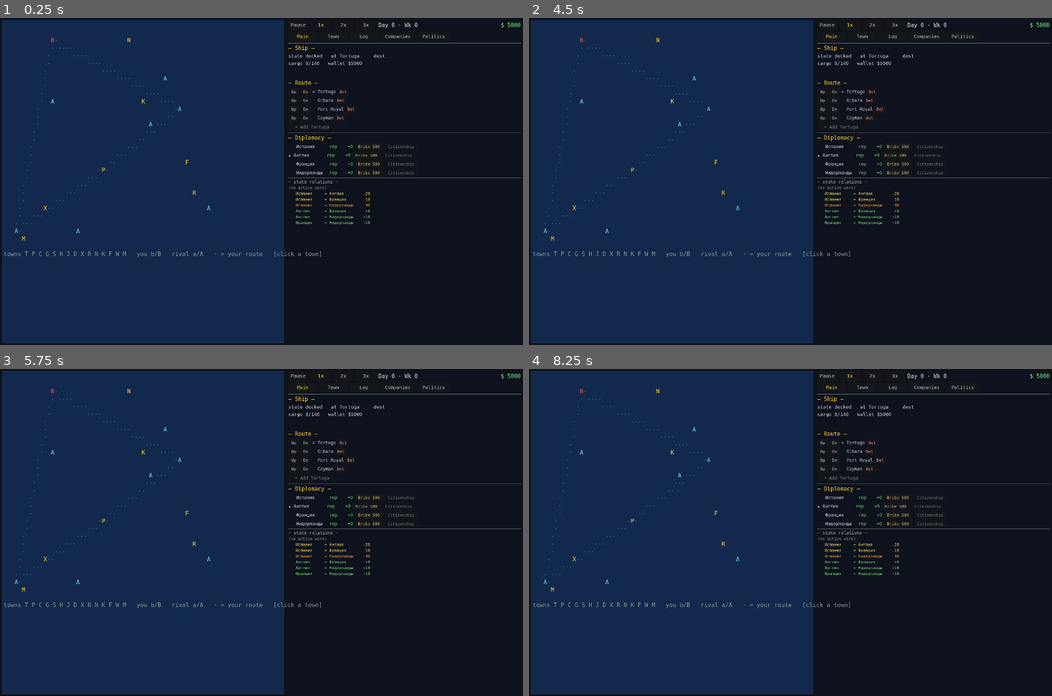
Above: before the commit, frames 1-4 (two rows, left to right).
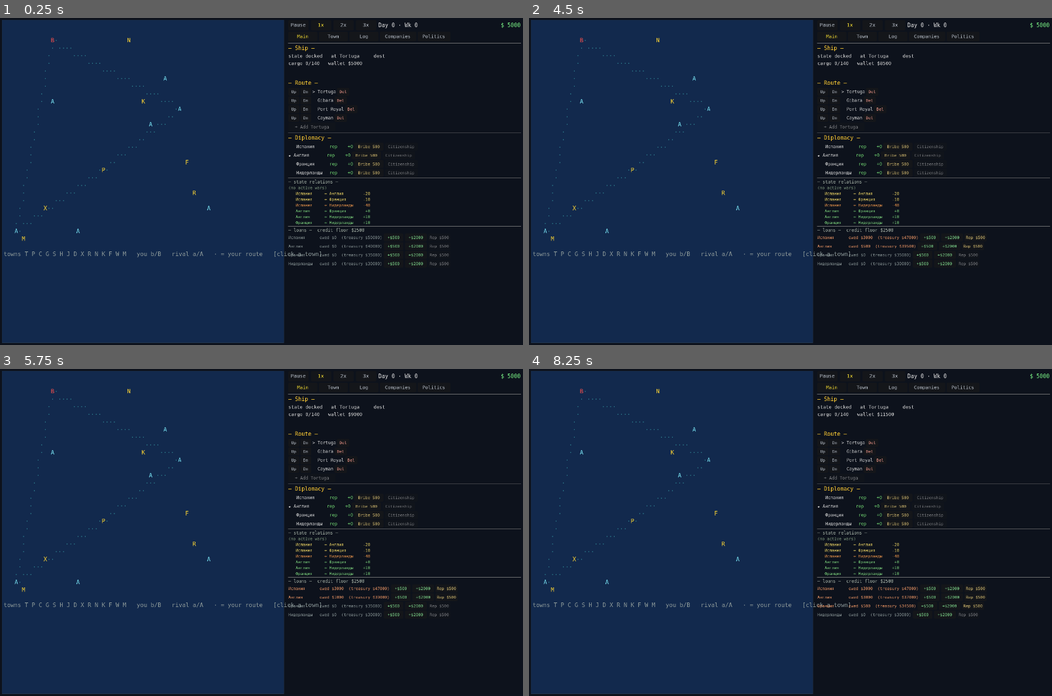
Above: after the commit, the same moments.

Repository: Xilleet/caribbean_trade
Game: Godot game, scene res://main.tscn
Same seed, same stepped clock (60 frames per second), same inputs: the game is played once before the commit and once after it.
Inputs (mouse positions are in pixels of both pictures, inside the frame that each line leads up to):
- Up to frame 1 (0.25 s): no input
- Up to frame 2 (4.5 s): click (921, 237) at 0.5 s, where only the run after the commit has a clickable "+$500"; click (926, 237) at 1.25 s, where only the run after the commit has a clickable "+$500"; click (931, 237) at 2 s, where only the run after the commit has a clickable "+$500"; click (952, 237) at 2.75 s, where only the run after the commit has a clickable "+$2000"; click (973, 237) at 3.5 s, where only the run after the commit has a clickable "Rep $500"; click (921, 246) at 4.25 s, where only the run after the commit has a clickable "+$500"
- Up to frame 3 (5.75 s): click (397, 597) at 5 s, where only the run after the commit has a clickable "+$500"
- Up to frame 4 (8.25 s): click (931, 597) at 5.75 s, where only the run after the commit has a clickable "+$500"; click (952, 597) at 6.5 s, where only the run after the commit has a clickable "+$2000"; click (973, 597) at 7.25 s, where only the run after the commit has a clickable "Rep $500"; click (921, 604) at 8 s, where only the run after the commit has a clickable "+$500"

The runs differ from the first frame. In frame 1, 0.6% of the frame differs, in the area x 55-100%, y 63-76%; in frame 2, 0.7%; in frame 3, 0.7%; in frame 4, 0.7%, in the area x 55-100%, y 13-76%.

Commit message:
followup

Diff:
--- a/core/event_bus.gd
+++ b/core/event_bus.gd
@@ -12,3 +12,8 @@
 signal trade_completed(town_id: String, good_id: String, qty: float, price: float)
 signal ship_docked(ship_id: String, town_id: String)
 signal message(text: String)
+# C4: emitted once at the END of step_day, AFTER a company's bankrupt flag is
+# set (so listeners see the final state in the same frame). UI connects to
+# this to show the game-over modal; the message signal above still carries the
+# human-readable line for the event log. Free to emit with no listeners.
+signal bankruptcy_declared(company_id: String)
--- a/main.gd
+++ b/main.gd
@@ -429,6 +429,48 @@
 		WorldState.adjust_player_rep(other.id, -10.0)
 	EventBus.message.emit("citizenship: %s -> %s (-%.0f, others -10 rep)" % [old_flag, st.name, CITIZENSHIP_COST])
 
+# C4 follow-up: borrow from a state bank. Delegates to Company.take_loan, which
+# moves money state.treasury -> company.money (conserved), caps at the state's
+# available treasury, and records principal in company.loans[state_id]. The
+# weekly interest accrues in SimulationEngine.step_week. No-op if bankrupt.
+# Emits a message with the actual amount lent (may be < requested if the state
+# is thin). The UI's borrow buttons are disabled at/below zero, but we re-check
+# here the same way bribe_state does — a deferred click or a stale panel could
+# otherwise slip a borrow through.
+func take_loan(state_id: String, amount: float) -> void:
+	var st: State = WorldState.get_state(state_id)
+	if st == null:
+		return
+	var company: Company = WorldState.get_company("player")
+	if company == null or company.bankrupt:
+		return
+	if amount <= 0.0:
+		return
+	var lent: float = company.take_loan(amount, state_id)
+	if lent > 0.0:
+		EventBus.message.emit("borrowed $%.0f from %s (treasury $%.0f)" % [lent, st.name, st.treasury])
+	else:
+		EventBus.message.emit("%s treasury too thin to lend $%.0f" % [st.name, amount])
+
+# C4 follow-up: repay part of an outstanding loan. Delegates to
+# Company.repay_loan, which caps the payment at both the outstanding principal
+# and the company's available money (can't repay money you don't have). Emits
+# a message with the actual amount repaid.
+func repay_loan(state_id: String, amount: float) -> void:
+	var st: State = WorldState.get_state(state_id)
+	if st == null:
+		return
+	var company: Company = WorldState.get_company("player")
+	if company == null or company.bankrupt:
+		return
+	if amount <= 0.0:
+		return
+	var paid: float = company.repay_loan(amount, state_id)
+	if paid > 0.0:
+		EventBus.message.emit("repaid $%.0f to %s (owed $%.0f)" % [paid, st.name, float(company.loans.get(state_id, 0.0))])
+	else:
+		EventBus.message.emit("can't repay %s: no outstanding loan or no cash" % st.name)
+
 # Read-only queries the UI panels use for layout.
 func player_dock_town_id() -> String:
 	var s: Ship = _player_ship()
--- a/simulation/simulation_engine.gd
+++ b/simulation/simulation_engine.gd
@@ -81,6 +81,7 @@
 	for c in WorldState.companies:
 		if not c.bankrupt and c.money < -c.credit_limit():
 			c.bankrupt = true
+			EventBus.bankruptcy_declared.emit(c.id)
 			if c.id == "player":
 				EventBus.message.emit("GAME OVER — %s bankrupt (money %.0f below -credit_limit %.0f)" %
 						[c.name, c.money, c.credit_limit()])
--- a/ui/game_ui.gd
+++ b/ui/game_ui.gd
@@ -63,6 +63,14 @@
 @onready var _ship_body: Label = %ShipBody
 @onready var _route_panel: VBoxContainer = %RouteSlot
 @onready var _diplo_panel: VBoxContainer = %DiploSlot
+# C4 follow-up: game-over modal shown when the player's company goes bankrupt.
+# A ColorRect dim + a centered VBox with the final stats and a Close button. The
+# modal stays on top (last child of GameUI) and absorbs mouse input while
+# visible, so the frozen sim can't be clicked through.
+@onready var _game_over_modal: ColorRect = %GameOverModal
+@onready var _game_over_body: Label = %Body
+@onready var _game_over_stats: Label = %Stats
+@onready var _game_over_dismiss: Button = %DismissBtn
 
 # Convenience accessors into the sub-scene's exposed nodes.
 @onready var _town_title: Label = _town_panel.title_label
@@ -95,6 +103,21 @@
 	_tab_log_btn.pressed.connect(_set_tab.bind(TAB_LOG))
 	_tab_companies_btn.pressed.connect(_set_tab.bind(TAB_COMPANIES))
 	_tab_politics_btn.pressed.connect(_set_tab.bind(TAB_POLITICS))
+	# C4 follow-up: theme + wire the game-over modal. The Close button just hides
+	# the modal (the sim stays frozen — there is no "continue" out of a terminal
+	# bankruptcy in Stage 1; the player reads the stats and closes).
+	for l in [%GameOverModal/Box/Title, _game_over_body, _game_over_stats]:
+		l.add_theme_font_override("font", f)
+	_game_over_body.add_theme_font_size_override("font_size", 14)
+	_game_over_body.add_theme_color_override("font_color", Color(0.9, 0.9, 0.9))
+	_game_over_stats.add_theme_font_size_override("font_size", 13)
+	_game_over_stats.add_theme_color_override("font_color", Color(0.8, 0.8, 0.8))
+	var gt: Label = %GameOverModal/Box/Title
+	gt.add_theme_font_size_override("font_size", 18)
+	gt.add_theme_color_override("font_color", Color(1.0, 0.5, 0.4))
+	_game_over_dismiss.add_theme_font_override("font", f)
+	_game_over_dismiss.add_theme_font_size_override("font_size", 14)
+	_game_over_dismiss.pressed.connect(_hide_game_over)
 	# The AsciiMap is now a sub-scene; wire its town_selected signal here (it
 	# used to be wired in _build_layout right after .new()).
 	var map: AsciiMap = $Split/WorldMap
@@ -106,11 +129,18 @@
 	EventBus.trade_completed.connect(_on_trade_completed)
 	EventBus.town_updated.connect(_on_town_updated)
 	EventBus.ship_docked.connect(_on_ship_docked)
+	# C4: the bankruptcy signal fires at the end of step_day AFTER the bankrupt
+	# flag is set (day_advanced fires before the flag flips, so we can't catch
+	# it there). We connect here and show the modal on the player's bankruptcy.
+	EventBus.bankruptcy_declared.connect(_on_bankruptcy_declared)
 	_refresh_all()
 	_set_tab(TAB_MAIN)
 	EventBus.message.emit("UI ready — docked at Tortuga. Trade, edit the route, then Depart.")
 	EventBus.message.emit("Tabs: Main (ship/route/diplo) · Town (inspect/trade) · Log · Companies (rivals) · Politics (wars).")
 	EventBus.message.emit("Space pause · 1/2/3 speed · click a town to inspect it.")
+	# C4: catch a save that loaded an already-bankrupt player (today the game
+	# always starts solvent, so this is a no-op in a fresh game).
+	_check_bankrupt()
 
 # -------------------------------------------------------------- tab switching --
 
@@ -163,6 +193,40 @@
 	# rebuild stays in sync without daily reflow of the button rows.
 	if _day % 7 == 0:
 		_rebuild_diplo_panel()
+	# C4: the engine emits bankruptcy_declared AFTER day_advanced (after the
+	# end-of-day bankruptcy check), so the modal is shown from that signal, not
+	# here. We only keep a _ready-time check for an already-bankrupt save state.
+
+# C4 follow-up: show the game-over modal when the player's company goes
+# bankrupt. Connected to EventBus.bankruptcy_declared, which the engine emits
+# at the END of step_day (after day_advanced, after the flag is set). AI
+# bankruptcies are ignored — only the player freezes the sim and gets a modal.
+# Idempotent: if the modal is already up, the second emit is a no-op.
+func _on_bankruptcy_declared(company_id: String) -> void:
+	if company_id != "player":
+		return
+	_check_bankrupt()
+
+# C4 follow-up: populate and show the game-over modal with the player's final
+# stats. The modal's ColorRect absorbs mouse input so the player can't click
+# behind it; the sim is frozen by the engine regardless. Called from
+# _on_bankruptcy_declared and from _ready (a save loading an already-bankrupt
+# company would otherwise show a frozen screen with no message).
+func _check_bankrupt() -> void:
+	var co: Company = WorldState.get_company("player")
+	if co == null or not co.bankrupt:
+		return
+	if _game_over_modal.visible:
+		return
+	var total_loans := 0.0
+	for k in co.loans.keys():
+		total_loans += float(co.loans[k])
+	_game_over_stats.text = "Day %d  ·  Money $%.0f  ·  Outstanding loans $%.0f  ·  Ships %d" \
+			% [SimulationClock.day, co.money, total_loans, co.ship_ids.size()]
+	_game_over_modal.visible = true
+
+func _hide_game_over() -> void:
+	_game_over_modal.visible = false
 
 func _on_town_updated(town_id: String) -> void:
 	if town_id == _selected_town:
@@ -445,6 +509,37 @@
 			else:
 				rc = Color(0.5, 0.85, 0.5)
 			UITheme.make_label(rrow, "%s %-11s ↔ %-11s %+5.0f" % [mark, a.name, b.name, rel], 11, rc)
+	# --- C4: Loans section ---
+	# The player's credit floor + outstanding loans per state, with Borrow /
+	# Repay buttons. Borrow moves state.treasury -> company.money (conserved,
+	# capped at the state's available cash); Repay moves it back, capped at the
+	# outstanding principal AND the company's money. Weekly 1% interest accrues
+	# in step_week. Both delegate to Main.take_loan / repay_loan. Borrow is
+	# disabled when the company is already bankrupt; Repay is disabled when
+	# nothing is owed to that state or the company has no cash. Refreshed weekly
+	# with the rest of the diplo panel (loans only change on borrow/repay/weekly
+	# interest, not daily).
+	_diplo_panel.add_child(UITheme.make_separator())
+	var limit: float = company.credit_limit()
+	UITheme.make_label(_diplo_panel, "— loans —  credit floor $%.0f" % limit, 12, Color(0.7, 0.75, 0.7))
+	for s in WorldState.states:
+		var owed: float = float(company.loans.get(s.id, 0.0))
+		var st: State = WorldState.get_state(s.id)
+		var avail: float = st.treasury if st != null else 0.0
+		var row := HBoxContainer.new()
+		row.add_theme_constant_override("separation", 4)
+		_diplo_panel.add_child(row)
+		var owed_col: Color = Color(0.95, 0.6, 0.4) if owed > 0.0 else Color(0.55, 0.6, 0.6)
+		UITheme.make_label(row, "%-12s owed $%.0f  (treasury $%.0f)" % [s.name, owed, avail], 11, owed_col)
+		var borrow_btn := UITheme.make_button(row, "+$500", Callable(self, "_on_borrow").bind(s.id, 500.0),
+				54.0, 20.0, 11, Color(0.5, 0.85, 0.55))
+		borrow_btn.disabled = company.bankrupt or avail <= 0.0
+		var borrow_big := UITheme.make_button(row, "+$2000", Callable(self, "_on_borrow").bind(s.id, 2000.0),
+				60.0, 20.0, 11, Color(0.5, 0.85, 0.55))
+		borrow_big.disabled = company.bankrupt or avail <= 0.0
+		var repay_btn := UITheme.make_button(row, "Rep $500", Callable(self, "_on_repay").bind(s.id, 500.0),
+				58.0, 20.0, 11, Color(0.85, 0.75, 0.45))
+		repay_btn.disabled = owed <= 0.0 or company.money <= 0.0
 
 func _on_bribe(state_id: String) -> void:
 	_controller.call("bribe_state", state_id)
@@ -452,6 +547,16 @@
 
 func _on_citizenship(state_id: String) -> void:
 	_controller.call("apply_citizenship", state_id)
+	call_deferred("_after_diplo_edit")
+
+# C4: borrow from / repay to a state bank. Delegates to Main; refreshes the
+# diplo panel (loans section) and the HUD money colour on the next idle frame.
+func _on_borrow(state_id: String, amount: float) -> void:
+	_controller.call("take_loan", state_id, amount)
+	call_deferred("_after_diplo_edit")
+
+func _on_repay(state_id: String, amount: float) -> void:
+	_controller.call("repay_loan", state_id, amount)
 	call_deferred("_after_diplo_edit")
 
 func _after_diplo_edit() -> void:
--- a/ui/game_ui.tscn
+++ b/ui/game_ui.tscn
@@ -147,3 +147,44 @@
 
 [node name="PoliticsPanel" parent="Split/Right/Pages/PoliticsPage" instance=ExtResource("7_politics")]
 size_flags_vertical = 3
+
+[node name="GameOverModal" type="ColorRect" parent="."]
+unique_name_in_owner = true
+visible = false
+anchor_right = 1.0
+anchor_bottom = 1.0
+color = Color(0.0, 0.0, 0.0, 0.7)
+mouse_filter = 0
+
+[node name="Box" type="VBoxContainer" parent="GameOverModal"]
+unique_name_in_owner = true
+anchor_left = 0.25
+anchor_top = 0.3
+anchor_right = 0.75
+anchor_bottom = 0.7
+offset_left = 0.0
+offset_right = 0.0
+theme_override_constants/separation = 10
+
+[node name="Title" type="Label" parent="GameOverModal/Box"]
+unique_name_in_owner = true
+text = "— Game Over —"
+horizontal_alignment = 1
+
+[node name="Body" type="Label" parent="GameOverModal/Box"]
+unique_name_in_owner = true
+horizontal_alignment = 1
+text = "Your trading company has gone bankrupt."
+
+[node name="Stats" type="Label" parent="GameOverModal/Box"]
+unique_name_in_owner = true
+horizontal_alignment = 1
+
+[node name="Spacer" type="Control" parent="GameOverModal/Box"]
+custom_minimum_size = Vector2(0, 8)
+
+[node name="DismissBtn" type="Button" parent="GameOverModal/Box"]
+unique_name_in_owner = true
+text = "Close"
+custom_minimum_size = Vector2(120, 32)
+size_flags_horizontal = 4
--- a/ui/hud/hud.gd
+++ b/ui/hud/hud.gd
@@ -89,4 +89,25 @@
 
 func _render_money() -> void:
 	var co: Company = WorldState.get_company("player")
-	_money_label.text = "$ %.0f" % (co.money if co != null else 0.0)
+	if co == null:
+		_money_label.text = "$ 0"
+		_money_label.add_theme_color_override("font_color", Color(0.45, 0.9, 0.5))
+		return
+	_money_label.text = "$ %.0f" % co.money
+	# C4 follow-up: colour-code the wallet by credit health.
+	#   green  — solvent (money >= 0)
+	#   yellow — in credit, but above half the floor (0 > money >= -limit/2)
+	#   red    — deep in credit, approaching the -credit_limit game-over floor
+	# (limit < 0 means deep in debt; -limit/2 is the halfway warning line.)
+	# Bankrupt companies are frozen by SimulationEngine, so the red state here
+	# is the last warning before the game-over modal (game_ui) fires.
+	var color: Color
+	if co.bankrupt:
+		color = Color(0.95, 0.4, 0.4)
+	elif co.money >= 0.0:
+		color = Color(0.45, 0.9, 0.5)
+	elif co.money >= -co.credit_limit() * 0.5:
+		color = Color(1.0, 0.85, 0.3)
+	else:
+		color = Color(0.95, 0.4, 0.4)
+	_money_label.add_theme_color_override("font_color", color)
